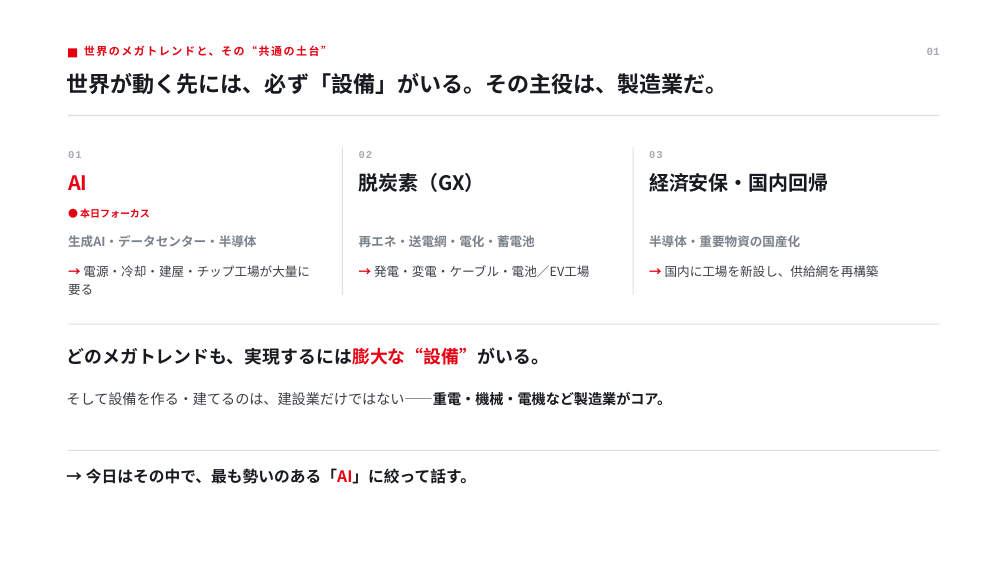
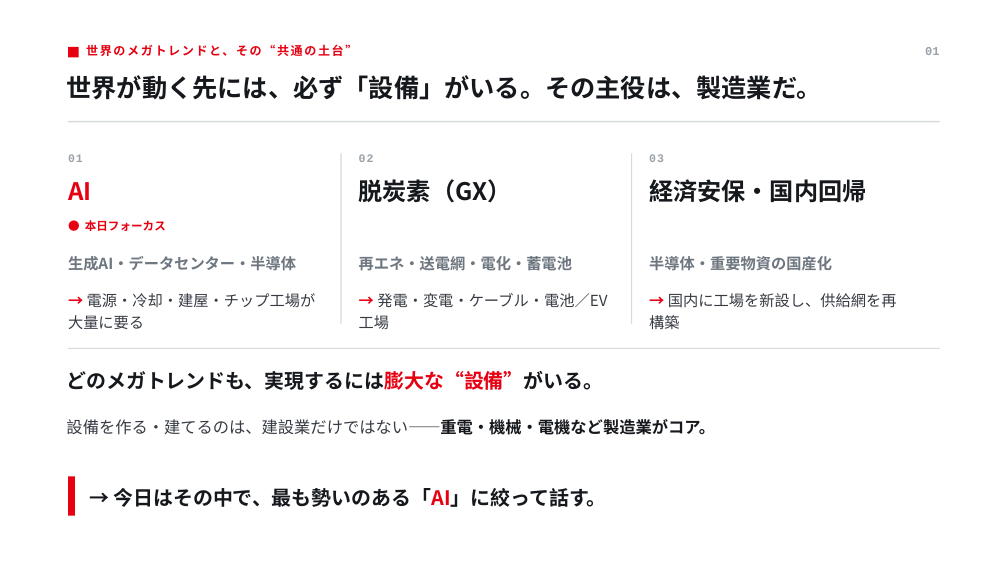
Before and after one commit to kogit834/AI-valuechain, a slide deck: slide 2 of output/andpad_soukai_ai_deck.pptx. Drawn at 1008x567 pixels with LibreOffice and Linux fonts; fonts in the diff are those of the drawing. Boxes give left, top, right and bottom in pixels: in the first picture for what was removed or moved away, otherwise in the second. Text is boxed around its words. In the diff, an @@ line names an element or a change of style, - is before the commit and + after.

```diff
--- a/output/andpad_soukai_ai_deck.pptx
+++ b/output/andpad_soukai_ai_deck.pptx
@@ text "世界のメガトレンドと、その“共通の土台”" at box(86, 42, 344, 58): size 10.5 to 11.5 pt; line spacing 1.08 to 1.1 @@
@@ text "01" at box(925, 47, 939, 55): size 10.5 to 11.5 pt, text colour #A5ABB2 to #9AA1A9; line spacing 1.08 to 1.1 @@
@@ text "世界が動く先には、必ず「設備」がいる。その主役は、製造業だ。" at box(66, 75, 821, 100): size 21 to 24 pt, text colour #171A1E to #15181C; line spacing 1.08 to 1.1 @@
@@ rectangle: place and size @@
-rectangle at box(68, 115, 940, 116)
+rectangle at box(68, 121, 940, 123)
@@ text "AI" at box(68, 182, 91, 200): size 19 to 23 pt; line spacing 1.08 to 1.1 @@
@@ rectangle: place and size @@
-rectangle at box(342, 147, 343, 295)
+rectangle at box(340, 154, 342, 324)
@@ text "脱炭素（GX）" at box(359, 179, 512, 203): size 19 to 23 pt, text colour #171A1E to #15181C; line spacing 1.08 to 1.1 @@
@@ fill #DCDFE4 to #D6DADF in 4 elements at box(68, 121, 940, 123), box(340, 154, 342, 324), box(68, 348, 940, 349), box(631, 154, 633, 324) @@
@@ rectangle: place and size @@
-rectangle at box(633, 147, 634, 295)
+rectangle at box(631, 154, 633, 324)
@@ size 10 to 11 pt, text colour #A5ABB2 to #9AA1A9; line spacing 1.08 to 1.1 in 3 elements at box(68, 154, 83, 162), box(359, 154, 374, 162), box(649, 154, 664, 162) @@
@@ text "経済安保・国内回帰" at box(649, 179, 866, 203): size 19 to 23 pt, text colour #171A1E to #15181C; line spacing 1.08 to 1.1 @@
@@ text "● 本日フォーカス": place and size @@
-text "● 本日フォーカス" at box(80, 208, 150, 218)
+text "● 本日フォーカス" at box(85, 220, 166, 231)
@@ text "● 本日フォーカス" at box(85, 220, 166, 231): size 9.5 to 11 pt; line spacing 1.08 to 1.1 @@
@@ text "生成AI・データセンター・半導体": place and size @@
-text "生成AI・データセンター・半導体" at box(68, 235, 256, 247)
+text "生成AI・データセンター・半導体" at box(68, 256, 296, 271)
@@ text "再エネ・送電網・電化・蓄電池": place and size @@
-text "再エネ・送電網・電化・蓄電池" at box(359, 235, 535, 247)
+text "再エネ・送電網・電化・蓄電池" at box(359, 256, 572, 271)
@@ size 12 to 14.5 pt, text colour #7A828B to #6E767F; line spacing 1.14 to 1.18 in 3 elements at box(68, 256, 296, 271), box(359, 256, 572, 271), box(649, 256, 832, 271) @@
@@ text "半導体・重要物資の国産化": place and size @@
-text "半導体・重要物資の国産化" at box(649, 235, 800, 247)
+text "半導体・重要物資の国産化" at box(649, 256, 832, 271)
@@ text "→ 電源・冷却・建屋・チップ工場が大量に要る": place and size @@
-text "→ 電源・冷却・建屋・チップ工場が大量に要る" at box(68, 265, 310, 295)
+text "→ 電源・冷却・建屋・チップ工場が大量に要る" at box(68, 293, 316, 329)
@@ text "→ 発電・変電・ケーブル・電池／EV工場": place and size @@
-text "→ 発電・変電・ケーブル・電池／EV工場" at box(374, 265, 589, 277)
+text "→ 発電・変電・ケーブル・電池／EV工場" at box(377, 293, 607, 307)
@@ size 12 to 14.5 pt, text colour #3C4148 to #373C43; line spacing 1.2 to 1.22 in 3 elements at box(68, 293, 316, 329), box(377, 293, 607, 307), box(649, 293, 897, 329) @@
@@ text "→ 国内に工場を新設し、供給網を再構築": place and size @@
-text "→ 国内に工場を新設し、供給網を再構築" at box(665, 265, 879, 277)
+text "→ 国内に工場を新設し、供給網を再構築" at box(649, 293, 897, 329)
@@ rectangle: place and size @@
-rectangle at box(68, 324, 940, 324)
+rectangle at box(68, 348, 940, 349)
@@ text "どのメガトレンドも、実現するには膨大な“設備”がいる。": place and size @@
-text "どのメガトレンドも、実現するには膨大な“設備”がいる。" at box(66, 347, 548, 365)
+text "どのメガトレンドも、実現するには膨大な“設備”がいる。" at box(66, 371, 603, 390)
@@ text "どのメガトレンドも、実現するには膨大な“設備”がいる。" at box(66, 371, 603, 390): size 17 to 19 pt; text colour #171A1E to #15181C in "どのメガトレンドも、実現するには膨大な“設備”がいる。"; line spacing 1.08 to 1.1 @@
@@ text at box(66, 419, 715, 435): text changed; size 13.5 to 15.5 pt; text colour #3C4148 to #373C43 @@
-そして設備を作る・建てるのは、建設業だけではない——重電・機械・電機など製造業がコア。
+設備を作る・建てるのは、建設業だけではない——重電・機械・電機など製造業がコア。
@@ rectangle removed at box(68, 450, 940, 451) @@
@@ rectangle added at box(68, 476, 75, 516), fill #E60012 @@
@@ text "→ 今日はその中で、最も勢いのある「AI」に絞って話す。": place and size @@
-text "→ 今日はその中で、最も勢いのある「AI」に絞って話す。" at box(86, 468, 476, 484)
+text "→ 今日はその中で、最も勢いのある「AI」に絞って話す。" at box(114, 488, 607, 507)
@@ text "→ 今日はその中で、最も勢いのある「AI」に絞って話す。" at box(114, 488, 607, 507): size 15 to 19 pt, text colour #171A1E to #15181C; line spacing 1.08 to 1.16; vertical alignment top to middle @@
```
Also in this commit, not shown: 6 other slides changed, 3 other files.
